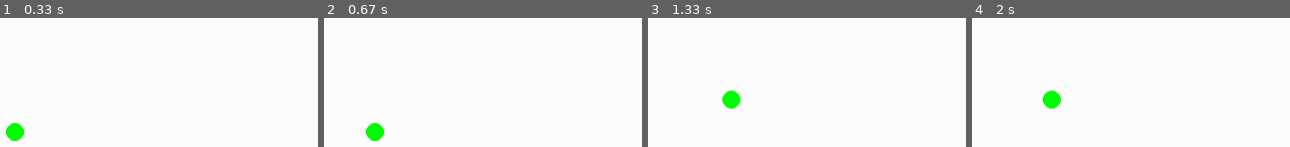
Above: before the commit, frames 1-4 (left to right).
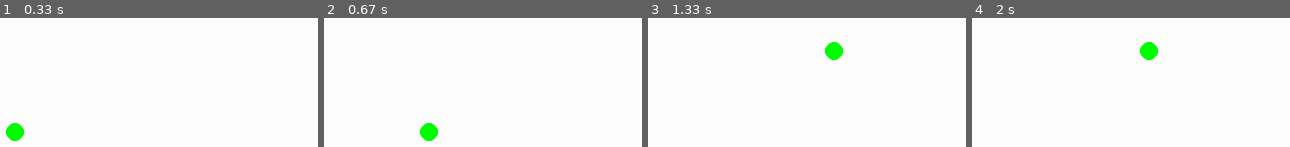
Above: after the commit, the same moments.

Repository: Morbanaa/Learning-Pygame
Game: pygame game, started from main.py
Two runs of this game, one before a commit and one after it. Both use one fixed random seed, a clock stepped at 60 frames per second and the inputs below.
Inputs:
- Up to frame 1 (0.33 s): no input
- Up to frame 2 (0.67 s): hold D from 0.33 s (still down)
- Up to frame 3 (1.33 s): release D at 0.8 s; hold W 0.83-1.13 s; hold D from 1.17 s (still down)
- Up to frame 4 (2 s): release D at 1.63 s; hold A from 1.67 s (still down)

Frame 1 is identical in both runs. In frame 2, 1.3% of the frame differs, in the area x 13-36%, y 81-96%; in frame 3, 1.3%; in frame 4, 1.3%, in the area x 22-59%, y 18-71%.

Commit message:
Finished Practice

Diff:
--- a/main.py
+++ b/main.py
@@ -4,9 +4,10 @@
 GAME_HEIGHT = 1000
 
 class Player():
-    def __init__(self,xpos,ypos):
+    def __init__(self,xpos,ypos,speed):
         self.xpos = xpos
         self.ypos = ypos
+        self.speed = speed
 
 # Set up window
 pygame.init()
@@ -14,7 +15,7 @@
 pygame.display.set_caption("Learning Pygame!")
 
 # Create game objects
-player = Player(GAME_WIDTH//2,GAME_HEIGHT//2)
+player = Player(GAME_WIDTH//2,GAME_HEIGHT//2,5)
 clock = pygame.time.Clock()
 
 running = True
@@ -25,16 +26,17 @@
         if event.type == pygame.QUIT:
             running = False
     # Update
+
+    #Controls WSAD
     keys = pygame.key.get_pressed()
-
     if keys[pygame.K_w]:
-        player.ypos -=2
+        player.ypos -= player.speed
     if keys[pygame.K_s]:
-        player.ypos +=2
+        player.ypos += player.speed
     if keys[pygame.K_a]:
-        player.xpos -=2
+        player.xpos -= player.speed
     if keys[pygame.K_d]:
-        player.xpos +=2
+        player.xpos += player.speed
 
     # Draw
     screen.fill((255,255,255))
